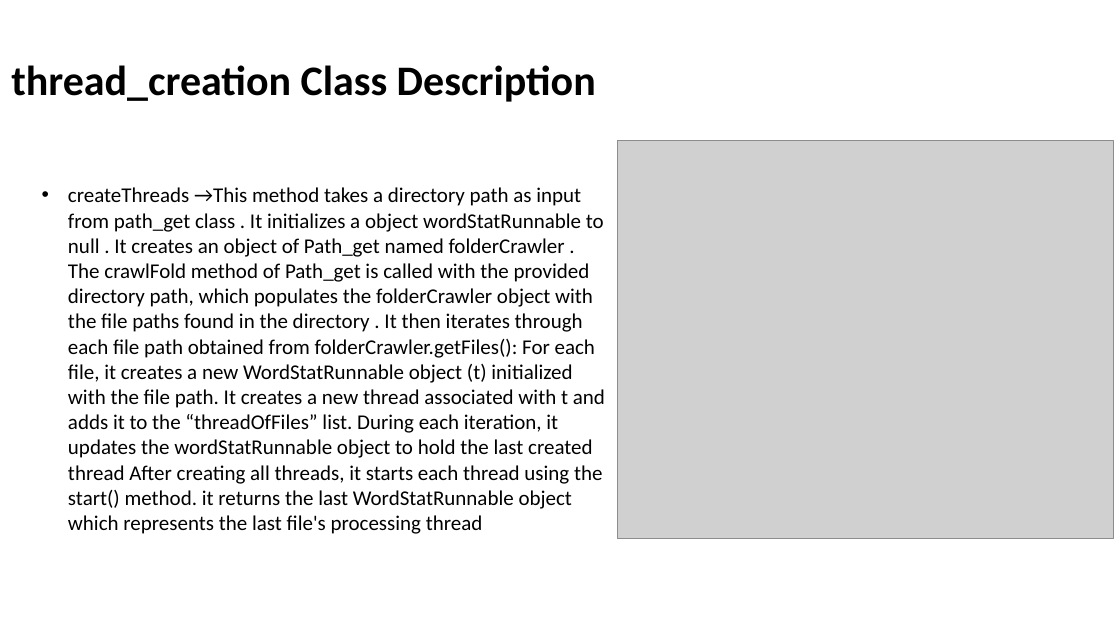
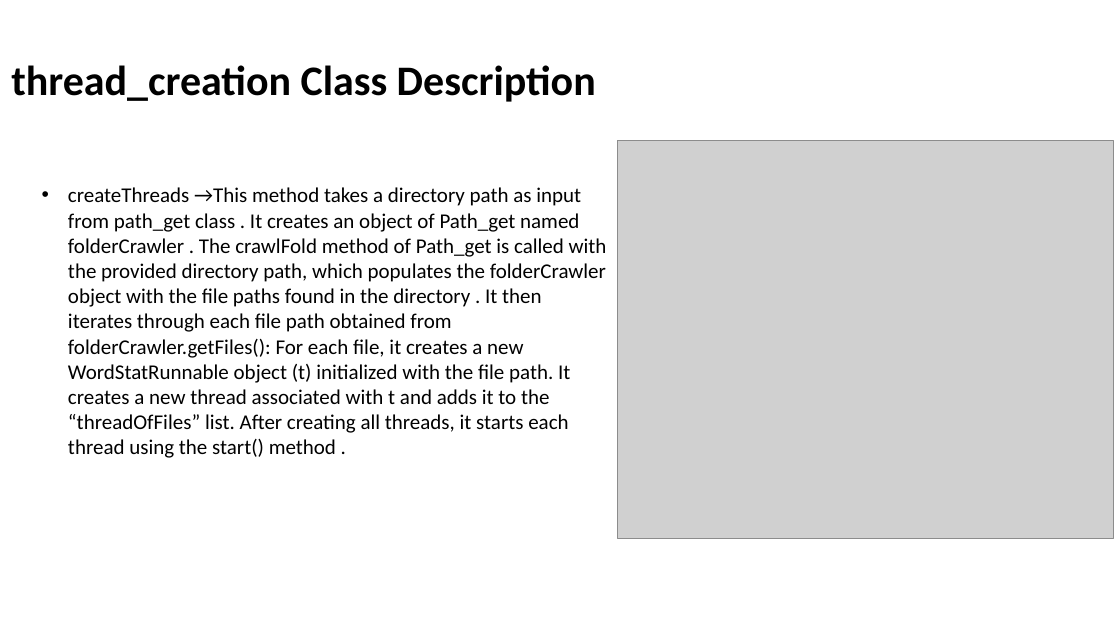
Before and after one commit to YaraEmad208/OS2-Project, a slide deck: slide 6 of documentation.pptx. Drawn at 1120x630 pixels with LibreOffice and Linux fonts; fonts in the diff are those of the drawing; grey boxes stand for pictures. Boxes give left, top, right and bottom in pixels: in the first picture for what was removed or moved away, otherwise in the second. Text is boxed around its words. In the diff, an @@ line names an element or a change of style, - is before the commit and + after.

```diff
--- a/documentation.pptx
+++ b/documentation.pptx
@@ text at <box>68,187,607,458</box>: text changed @@
-• createThreads →This method takes a directory path as input from path_get class . It initializes a object wordStatRunnable to null . It creates an object of Path_get named folderCrawler . The crawlFold method of Path_get is called with the provided directory path, which populates the folderCrawler object with the file paths found in the directory . It then iterates through each file path obtained from folderCrawler.getFiles(): For each file, it creates a new WordStatRunnable object (t) initialized with the file path. It creates a new thread associated with t and adds it to the “threadOfFiles” list. During each iteration, it updates the wordStatRunnable object to hold the last created thread After creating all threads, it starts each thread using the start() method. it returns the last WordStatRunnable object which represents the last file's processing thread
+• createThreads →This method takes a directory path as input from path_get class . It creates an object of Path_get named folderCrawler . The crawlFold method of Path_get is called with the provided directory path, which populates the folderCrawler object with the file paths found in the directory . It then iterates through each file path obtained from folderCrawler.getFiles(): For each file, it creates a new WordStatRunnable object (t) initialized with the file path. It creates a new thread associated with t and adds it to the “threadOfFiles” list. After creating all threads, it starts each thread using the start() method .
```
